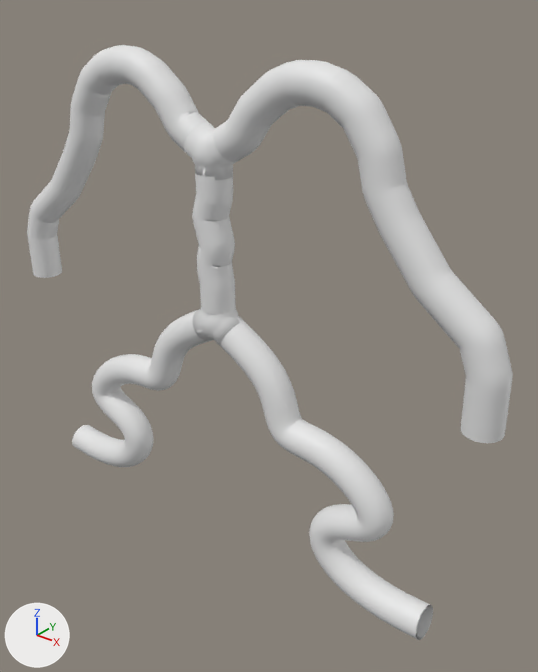
Before and after pictures for a commit that changed the FBX model Assets/Models/BloodVesselModel.fbx.
Camera for both pictures: a 50 mm camera at (31.9, -34.3, 7.8) aimed at (3.0, 1.8, -14.6). Lighting does not change. The marker at lower left points along +X, +Y and +Z. Where no turn or scale is listed for an object, it has been applied to the vertices.

Script lines for the objects in view, before the commit:
```python
me_cylinder_020 = bpy.data.meshes.new('Cylinder.020')
me_cylinder_020.from_pydata(...)  # 19571 vertices, 17920 faces; spans x -17.6..-0.3, y -1.2..1.2, z -31.6..-13.1
me_cylinder_021 = bpy.data.meshes.new('Cylinder.021')
me_cylinder_021.from_pydata(...)  # 3426 vertices, 3072 faces; spans x -1.61..1.24, y -1.18..1.18, z -12.68..-3.4
me_cylinder_022 = bpy.data.meshes.new('Cylinder.022')
me_cylinder_022.from_pydata(...)  # 7167 vertices, 6656 faces; spans x -20.6..-0.7, y -1.2..1.2, z -14.8..3.7
me_cylinder_023 = bpy.data.meshes.new('Cylinder.023')
me_cylinder_023.from_pydata(...)  # 7161 vertices, 6656 faces; spans x 0.7..20.6, y -1.2..1.2, z -14.8..3.7
me_cylinder_024 = bpy.data.meshes.new('Cylinder.024')
me_cylinder_024.from_pydata(...)  # 19566 vertices, 17920 faces; spans x 0.3..17.6, y -1.2..1.2, z -31.6..-13.1
me_sphere_004 = bpy.data.meshes.new('Sphere.004')
me_sphere_004.from_pydata(...)  # 994 vertices, 973 faces; spans x -1.87..1.88, y -1.31..1.3, z -1.45..1.74
ob_heart = bpy.data.objects.new('Heart', me_sphere_004)
ob_heart.location = (0.0, 0.0, -2.19)
ob_hearttolegs = bpy.data.objects.new('HeartToLegs', me_cylinder_021)
ob_hearttolegs.location = (0.0, 0.0, 0.0)
ob_leftarm = bpy.data.objects.new('LeftArm', me_cylinder_022)
ob_leftarm.location = (0.0, 0.0, 0.0)
ob_leftleg = bpy.data.objects.new('LeftLeg', me_cylinder_020)
ob_leftleg.location = (0.0, 0.0, 0.0)
ob_rightarm = bpy.data.objects.new('RightArm', me_cylinder_023)
ob_rightarm.location = (0.0, 0.0, 0.0)
ob_rightleg = bpy.data.objects.new('RightLeg', me_cylinder_024)
ob_rightleg.location = (0.0, 0.0, 0.0)
# also in view: 'LegJunction' at (0.0, 0.0, -13.8)
```
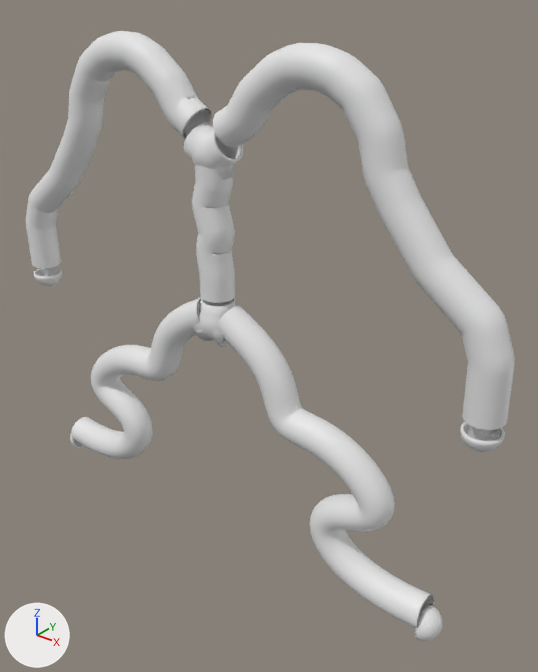
Commit message: End caps for map

Diff of the bpy script that builds the scene:
```diff
--- a/Assets/Models/BloodVesselModel.fbx.py
+++ b/Assets/Models/BloodVesselModel.fbx.py
@@ me_sphere_010 @@
+me_sphere_010.from_pydata(...)  # 514 vertices, 544 faces; spans x -1.18..1.18, y -1.18..1.18, z -1.18..0.03
@@ me_sphere_012 @@
+me_sphere_012.from_pydata(...)  # 514 vertices, 544 faces; spans x -1.17..0.11, y -1.18..1.18, z -1.17..1.17
@@ me_sphere_013 @@
+me_sphere_013.from_pydata(...)  # 514 vertices, 544 faces; spans x -0.11..1.17, y -1.18..1.18, z -1.17..1.17
@@ ob_leftarm @@
 ob_leftarm = bpy.data.objects.new('LeftArm', me_cylinder_022)
-ob_leftarm.location = (0.0, 0.0, 0.0)
+ob_leftarm.location = (0.0, 0.0, 0.85)
@@ ob_rightarm @@
 ob_rightarm = bpy.data.objects.new('RightArm', me_cylinder_023)
-ob_rightarm.location = (0.0, 0.0, 0.0)
+ob_rightarm.location = (0.0, 0.0, 0.85)
@@ ob_hearttolegs @@
 ob_hearttolegs = bpy.data.objects.new('HeartToLegs', me_cylinder_021)
-ob_hearttolegs.location = (0.0, 0.0, 0.0)
+ob_hearttolegs.location = (0.0, 0.0, 0.85)
@@ ob_leftleg @@
 ob_leftleg = bpy.data.objects.new('LeftLeg', me_cylinder_020)
-ob_leftleg.location = (0.0, 0.0, 0.0)
+ob_leftleg.location = (0.0, 0.0, 0.85)
@@ ob_rightleg @@
 ob_rightleg = bpy.data.objects.new('RightLeg', me_cylinder_024)
-ob_rightleg.location = (0.0, 0.0, 0.0)
+ob_rightleg.location = (0.0, 0.0, 0.85)
@@ ob_endcaps_001 @@
+ob_endcaps_001 = bpy.data.objects.new('EndCaps.001', me_sphere_010)
+ob_endcaps_001.location = (19.4, 0.02, -14.75)
@@ ob_endcaps_003 @@
+ob_endcaps_003 = bpy.data.objects.new('EndCaps.003', me_sphere_012)
+ob_endcaps_003.location = (-17.4, 0.02, -30.38)
@@ ob_endcaps_002 @@
+ob_endcaps_002 = bpy.data.objects.new('EndCaps.002', me_sphere_010.copy())
+ob_endcaps_002.location = (-19.4, 0.02, -14.75)
@@ ob_endcaps_004 @@
+ob_endcaps_004 = bpy.data.objects.new('EndCaps.004', me_sphere_013)
+ob_endcaps_004.location = (17.4, 0.02, -30.38)
```

Boxes [x1, y1, x2, y2] around the edits, measured in the pictures (538 x 672 px):
'RightArm', moved
    before: [213, 60, 513, 443]
    after: [213, 43, 515, 430]
'RightLeg', moved
    before: [216, 317, 433, 640]
    after: [216, 305, 434, 628]
'LeftArm', moved
    before: [27, 45, 209, 278]
    after: [26, 31, 212, 268]
'LeftLeg', moved
    before: [72, 310, 212, 467]
    after: [71, 297, 201, 459]
'HeartToLegs', moved
    before: [192, 173, 235, 314]
    after: [192, 156, 235, 303]
'EndCaps.001', added
    after: [460, 422, 505, 452]
'EndCaps.004', added
    after: [415, 604, 442, 641]
'EndCaps.002', added
    after: [33, 267, 62, 286]
'EndCaps.003', added
    after: [70, 434, 85, 449]
